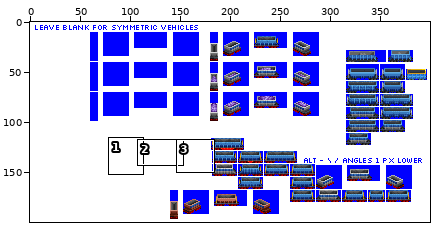
Sprite sheet -- src/graphics/pony/hopper_car_pony_gen_5B.png. The first picture is a wide view before the edit; the outline marks the close-up.
Close-up. Before the edit:
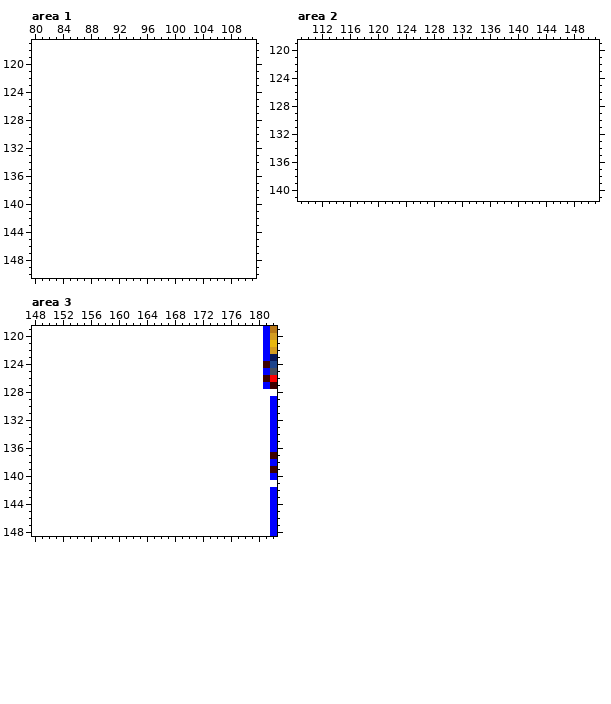
The file is 400x200 pixels. Shown: area 1: x 80..111, y 117..150; area 2: x 109..151, y 119..141; area 3: x 148..182, y 119..148. The commit also changed other parts of the picture, which this record leaves out.
After:
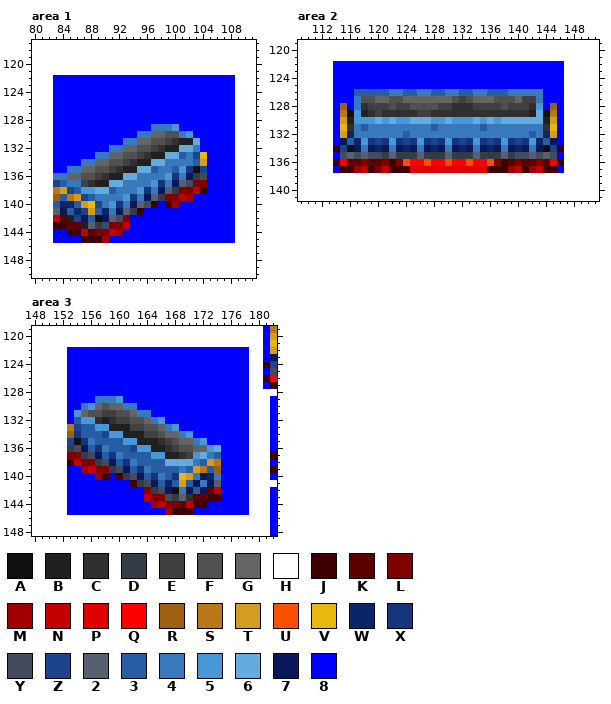
Palette (. is transparent): A #101010  B #202020  C #303030  D #343c48  E #404040  F #505050  G #646464  H #ffffff  J #3c0000  K #5c0000  L #800000  M #a00000  N #c40000  P #e00000  Q #fc0000  R #9c6010  S #b87818  T #d49c20  U #fc5000  V #e8b810  W #0c2468  X #14347c  Y #444c5c  Z #1c448c  2 #586070  3 #285ca4  4 #3878bc  5 #4898d8  6 #64ace0  7 #081858  8 #0000ff
The edit:
Changed rows in their new state; - is an unchanged pixel.
Area 1:
first column x 83:
122 88888888888888888888888888
123 88888888888888888888888888
124 88888888888888888888888888
125 88888888888888888888888888
126 88888888888888888888888888
127 88888888888888888888888888
128 88888888888888888888888888
129 88888888888888444588888888
130 88888888888844GGFF45888888
131 888888888844GGFFECBB688888
132 8888888844GGFFECBB66488888
133 88888844GGFFECBB6634ZV8888
134 888844GGFFECBB6644443T8888
135 8844GGFFECBB6634435XAZ8888
136 44GGFFECBB6644445X47DY8888
137 Z344ECBB6644445X472YLL8888
138 STZ3556634445X472DLLNJ8888
139 R3STZ344445X472DLLNM888888
140 3WW3TVZ45X472YJ8JM88888888
141 273WZT3W472DJ8888888888888
142 NKBZ73A72YL888888888888888
143 JJKKB2DYLLN888888888888888
144 88JJNKLLNM8888888888888888
145 8888JJJM888888888888888888
Area 2:
first column x 114:
122 888888888888888888888888888888888
123 888888888888888888888888888888888
124 888888888888888888888888888888888
125 888888888888888888888888888888888
126 888333334433443344334433344444888
127 8884FFGGFFGGGGGGGFEFGGGFFFGEE4888
128 8R84CEEEFEEFFFFEECCCEEEEFEEEC58R8
129 8SA5BCECCCCCEECCCCCCCCCCCCCCB6AS8
130 8TB555656556665565556565666666BT8
131 8VC434444444443444444344444444CV8
132 8TW444444434444444444444444434WT8
133 873W5XZX5XZX5XZX5XZX5XZX5XZX5W378
134 JZA747W747W747W747W747W747W747AZJ
135 8Y2Y2YYD2DDD2DDD2DDD2DDD2DYY2Y2Y8
136 JQKKLKKLJLUQQUQQUQQUQQULJKLKKLKQJ
137 8JJMNJLNJJJPPPPPPPPPPPJJJMNJMNJJ8
Area 3:
first column x 153:
122 88888888888888888888888888
123 88888888888888888888888888
124 88888888888888888888888888
125 88888888888888888888888888
126 88888888888888888888888888
127 88888888888888888888888888
128 88888888888888888888888888
129 88884445888888888888888888
130 8845GFGG448888888888888888
131 85GFFEEFFG4488888888888888
132 8355CBCEEFFG45888888888888
133 SZ3355BBBEEFFG458888888888
134 RX333Z55BBBEEFGG4588888888
135 ZAX4333355BBBCEFGG45888888
136 DY73X4333Z55BBCEFFGG568888
137 LLDY73X4333355BBCE56438888
138 JNLLDY73X43333666643TS8888
139 88MNLLDY73X4333343TS3R8888
140 8888MJ8JDY73X43XVT47W48888
141 888888888JDY73W3T374728888
142 88888888888LDY7A4737KN8888
143 88888888888NLLYD2CKKJJ8888
144 888888888888MNLLKNJJ888888
145 88888888888888MJJJ88888888
Where, in picture pixels (left, top, right, bottom), the same in both close-ups:
changed: (53, 75, 235, 243)
changed: (333, 61, 564, 173)
changed: (67, 347, 249, 515)
